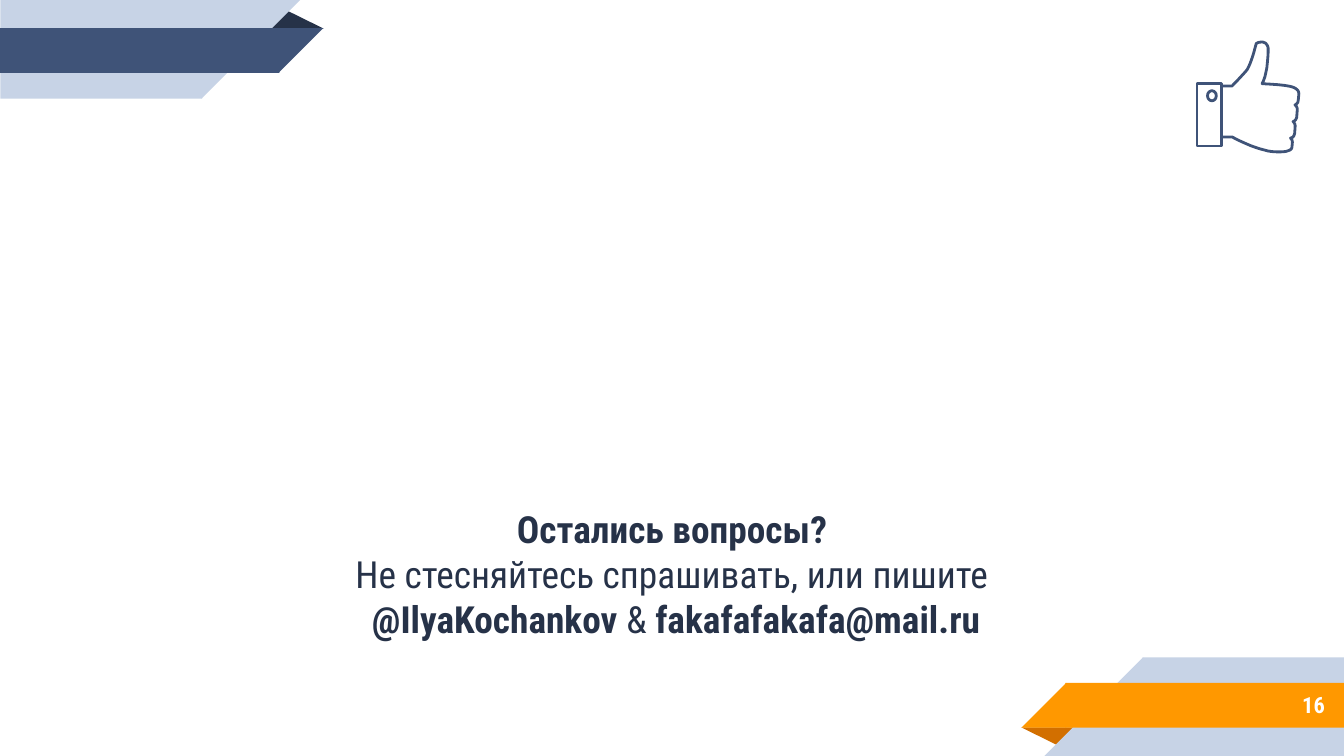
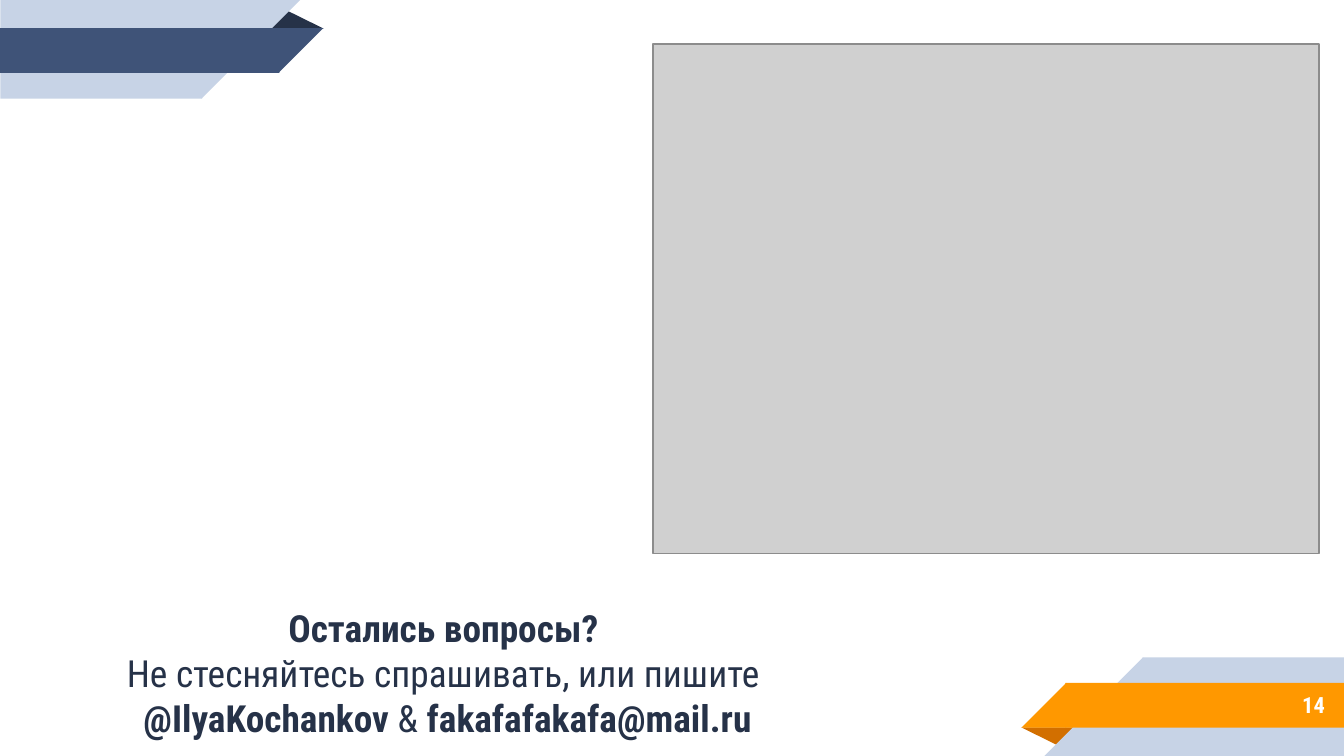
Before and after one commit to KochankovID/hacatone_miac, a slide deck: slide 14 of visual/Danko.pptx (slide 16 before the commit). Drawn at 1344x756 pixels with LibreOffice and Linux fonts; fonts in the diff are those of the drawing; grey boxes stand for pictures. Boxes give left, top, right and bottom in pixels: in the first picture for what was removed or moved away, otherwise in the second. Text is boxed around its words. In the diff, an @@ line names an element or a change of style, - is before the commit and + after.

```diff
--- a/visual/Danko.pptx
+++ b/visual/Danko.pptx
@@ picture added at (653,44,1318,554) @@
@@ freeform shape removed at (1223,42,1298,152) @@
@@ freeform shape removed at (1198,83,1222,145) @@
@@ text "Остались вопросы?": place and size @@
-text "Остались вопросы?" at (355,516,988,642)
+text "Остались вопросы?" at (127,615,759,741)
@@ page number at (1302,697,1325,713): text changed @@
-16
+14
```
Also in this commit, not shown: 11 other slides changed, 1 slide added, 3 slides removed, 1 other file.
